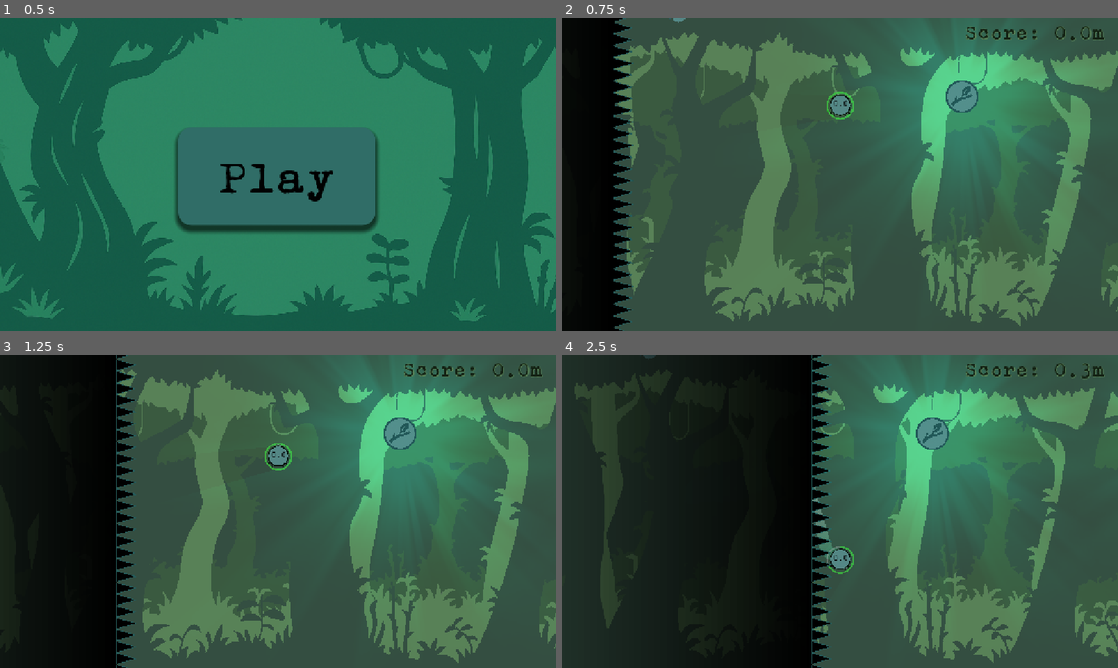
Above: before the commit, frames 1-4 (two rows, left to right).
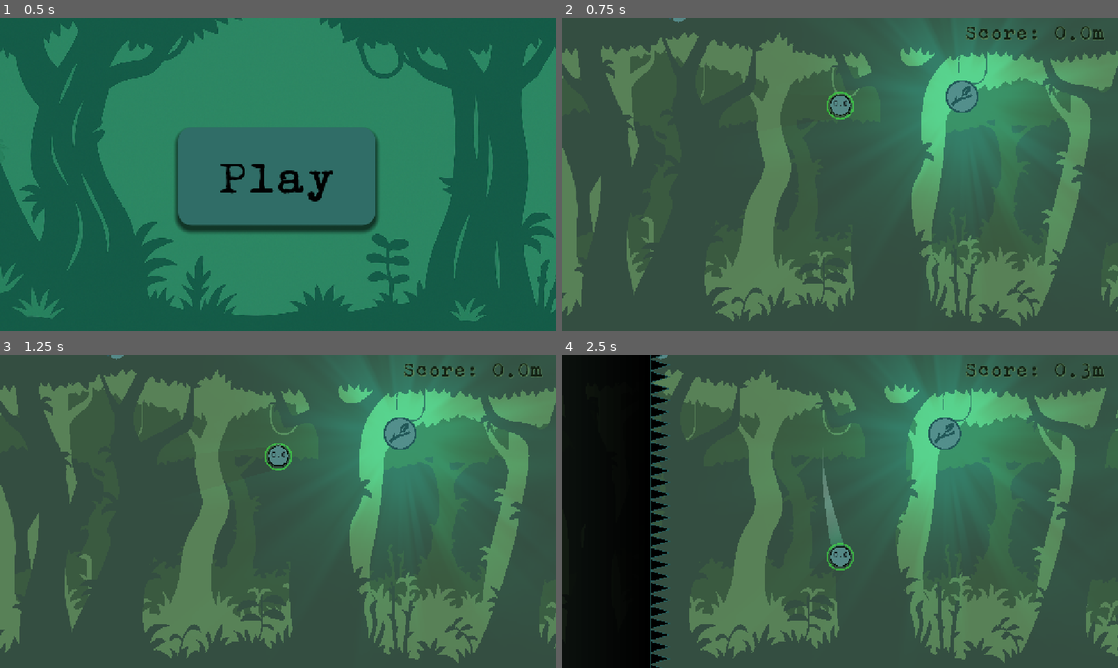
Above: after the commit, the same moments.

Repository: piperinnshall/pp-jam-25
Game: Godot game, scene res://src/Main.tscn
Same seed, same stepped clock (60 frames per second), same inputs: the game is played once before the commit and once after it.
Inputs (mouse positions are in pixels of both pictures, inside the frame that each line leads up to):
- Up to frame 1 (0.5 s): no input
- Up to frame 2 (0.75 s): click "Play" at 0.5 s
- Up to frame 3 (1.25 s): no input
- Up to frame 4 (2.5 s): tap Enter (ui_accept) at 1.25 s; move the mouse to (962, 495) at 1.27 s; press the mouse at (962, 495) at 1.28 s; hold D (right) from 1.28 s (still down); tap Space (jump) at 1.52, 2.27 s; move the mouse to (728, 527) at 2.02 s; release the mouse at (728, 527) at 2.03 s; click (728, 527) at 2.1 s

Frame 1 is identical in both runs. In frame 2, 11% of the frame differs, in the area x 0-13%, y 0-100%; in frame 3, 23%; in frame 4, 55%, in the area x 0-100%, y 0-100%.

Commit message:
feat: GAME DONE!

Diff:
--- a/src/Main.tscn
+++ b/src/Main.tscn
@@ -1,8 +1,9 @@
-[gd_scene load_steps=8 format=3 uid="uid://btlvx6cxrnyra"]
+[gd_scene load_steps=9 format=3 uid="uid://btlvx6cxrnyra"]
 
 [ext_resource type="Script" path="res://src/scripts/level/main_menu.gd" id="1_hk4rc"]
 [ext_resource type="Texture2D" uid="uid://ct41somd8wqng" path="res://assets/sprites/ChatGPT Image Jun 22, 2025, 04_58_05 PM.png" id="2_chrbn"]
 [ext_resource type="FontFile" uid="uid://8da4pniwi2p3" path="res://assets/sprites/zai_Olivetti-UnderwoodStudio21Typewriter.otf" id="3_chrbn"]
+[ext_resource type="PackedScene" uid="uid://cn5u4f5wexthe" path="res://src/MenuMusic.tscn" id="4_5qjmp"]
 
 [sub_resource type="StyleBoxEmpty" id="StyleBoxEmpty_23bpq"]
 
@@ -82,5 +83,7 @@
 theme_override_styles/normal = SubResource("StyleBoxFlat_gxsih")
 text = " Play "
 
+[node name="MenuMusic" parent="." instance=ExtResource("4_5qjmp")]
+
 [connection signal="button_down" from="Button" to="." method="_on_button_button_down"]
 [connection signal="pressed" from="Button" to="." method="_on_button_pressed"]
--- /dev/null
+++ b/src/MenuMusic.tscn
@@ -0,0 +1,7 @@
+[gd_scene load_steps=2 format=3 uid="uid://cn5u4f5wexthe"]
+
+[ext_resource type="AudioStream" uid="uid://dff8igpkql6io" path="res://assets/music/jungle-forest-wildlife-background-music-326441 (2).mp3" id="1_doe18"]
+
+[node name="MenuMusic" type="AudioStreamPlayer2D"]
+stream = ExtResource("1_doe18")
+autoplay = true
--- /dev/null
+++ b/src/scenes/level/Jungle.tscn
@@ -0,0 +1,7 @@
+[gd_scene load_steps=2 format=3 uid="uid://5lvrolusojt4"]
+
+[ext_resource type="AudioStream" uid="uid://cuo0l2jtdy2ee" path="res://assets/music/cinematic-action-jungle-drums-loop-125bpm-345139.mp3" id="1_i5qlv"]
+
+[node name="Jungle" type="AudioStreamPlayer2D"]
+stream = ExtResource("1_i5qlv")
+autoplay = true
--- a/src/scenes/level/World.tscn
+++ b/src/scenes/level/World.tscn
@@ -1,5 +1,6 @@
-[gd_scene load_steps=10 format=3 uid="uid://8nnhaiuf5taq"]
+[gd_scene load_steps=11 format=3 uid="uid://8nnhaiuf5taq"]
 
+[ext_resource type="PackedScene" uid="uid://5lvrolusojt4" path="res://src/scenes/level/Jungle.tscn" id="1_1lrdt"]
 [ext_resource type="PackedScene" uid="uid://c1er8q7bnt4q8" path="res://src/scenes/level/ParallaxBackground.tscn" id="1_mejed"]
 [ext_resource type="PackedScene" uid="uid://ca2mjl3kgpx36" path="res://src/scenes/player/Player.tscn" id="1_y5cph"]
 [ext_resource type="Texture2D" uid="uid://bhec7lc1vx355" path="res://assets/sprites/white_line.jpg" id="2_x8ssf"]
@@ -48,6 +49,11 @@
 texture_mode = 1
 sharp_limit = 200.0
 
+[node name="Jungle" parent="Player" instance=ExtResource("1_1lrdt")]
+position = Vector2(-360, -198)
+volume_db = 4.0
+playback_type = 1
+
 [node name="HookPoint" type="StaticBody2D" parent="."]
 
 [node name="CollisionShape2D" type="CollisionShape2D" parent="HookPoint"]
--- a/src/scripts/utils/spike_wall.gd
+++ b/src/scripts/utils/spike_wall.gd
@@ -11,7 +11,7 @@
 
 func setup():
 	var viewport_size = get_viewport_rect().size
-	var spawn_position = Vector2(-200, viewport_size.y * 0.5)
+	var spawn_position = Vector2(-600, viewport_size.y * 0.5)
 	global_position = spawn_position
 	scale = Vector2(1, 1)
 	_spawn_spike_wall()
Not shown, added: assets/music/cinematic-action-jungle-drums-loop-125bpm-345139.mp3.import
Not shown, added: assets/music/jungle-forest-wildlife-background-music-326441 (2).mp3.import
Not shown, added: export_presets.cfg
Not shown, added: assets/music/cinematic-action-jungle-drums-loop-125bpm-345139.mp3
Not shown, added: assets/music/jungle-forest-wildlife-background-music-326441 (2).mp3
